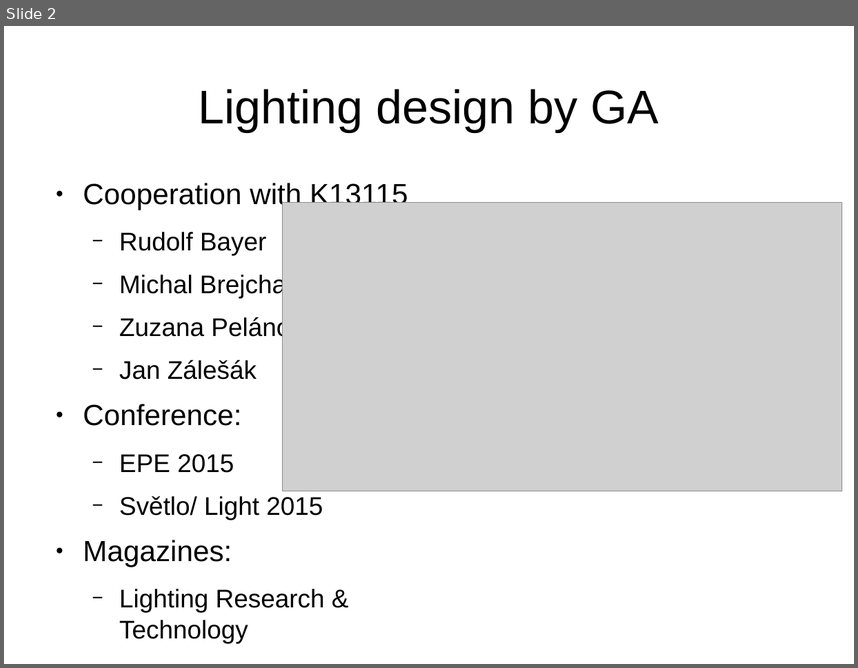
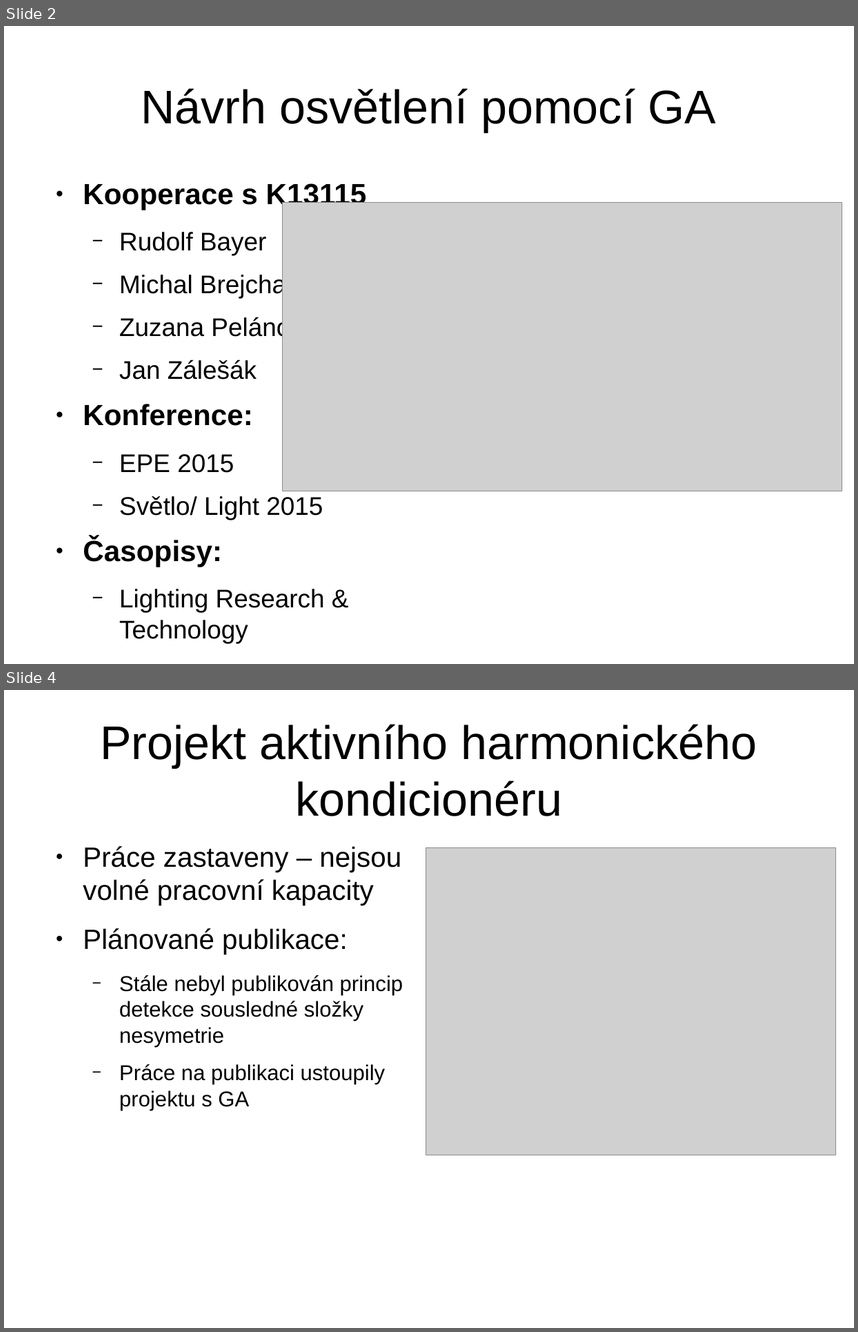
Before and after one commit to brejcmic/CTUProjects, a slide deck: Temesvar2015.odp. Shown one above the other, each under a label of ours: slide 2 before the commit, slides 2 and 4 after it; the slides between them are not shown. The pictures are 858x668 and 858x1332 pixels, drawn with LibreOffice and Linux fonts; fonts in the diff are those of the drawing; grey boxes stand for pictures. Boxes give left, top, right and bottom in pixels: in the first picture for what was removed or moved away, otherwise in the second. Text is boxed around its words. In the diff, an @@ line names an element or a change of style, - is before the commit and + after.

```diff
--- a/Temesvar2015.odp
+++ b/Temesvar2015.odp
@@ slide 4 added at [4,690,854,1328], background #FFFFFF @@
@@ title added at [100,724,757,816], 44 pt, text #000000 @@
+Projekt aktivního harmonického kondicionéru
@@ text added at [83,846,404,1110], 20 pt, text #000000 @@
+● Práce zastaveny – nejsou volné pracovní kapacity
+● Plánované publikace:
+  − Stále nebyl publikován princip detekce sousledné složky nesymetrie
+  − Práce na publikaci ustoupily projektu s GA
@@ picture added at [426,848,835,1155] @@
@@ slide 2 changed as well @@
@@ title at [141,88,717,132]: text changed @@
-Lighting design by GA
+Návrh osvětlení pomocí GA
@@ text at [83,181,367,210]: text changed; bold on @@
-● Cooperation with K13115
+● Kooperace s K13115
@@ text at [83,403,252,426]: text changed; bold on @@
-● Conference:
+● Konference:
@@ text at [83,537,222,566]: text changed; bold on @@
-● Magazines:
+● Časopisy:
```
Also in this commit, not shown: 1 other slide changed, 1 other slide added, 1 other file.
